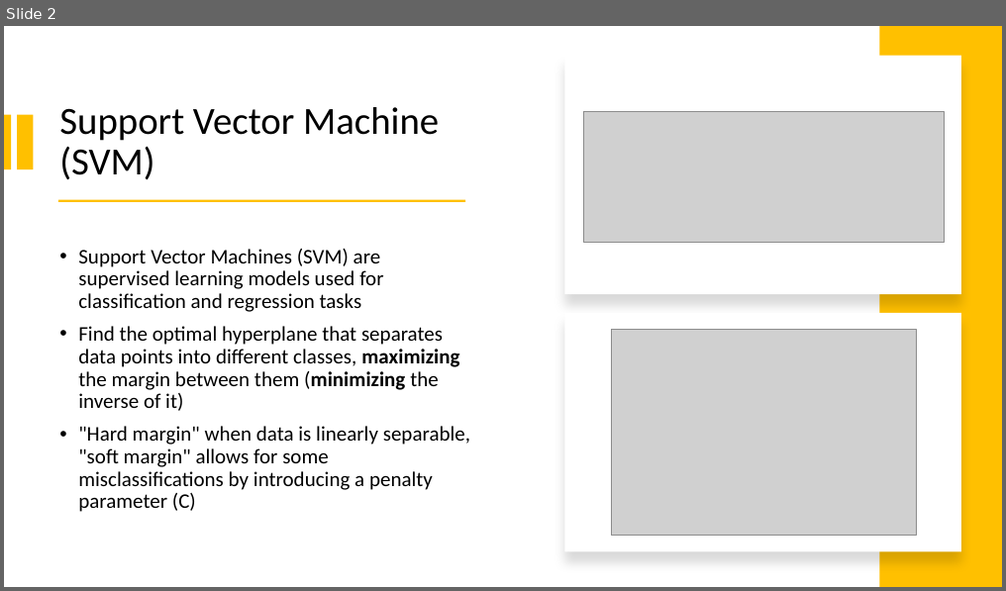
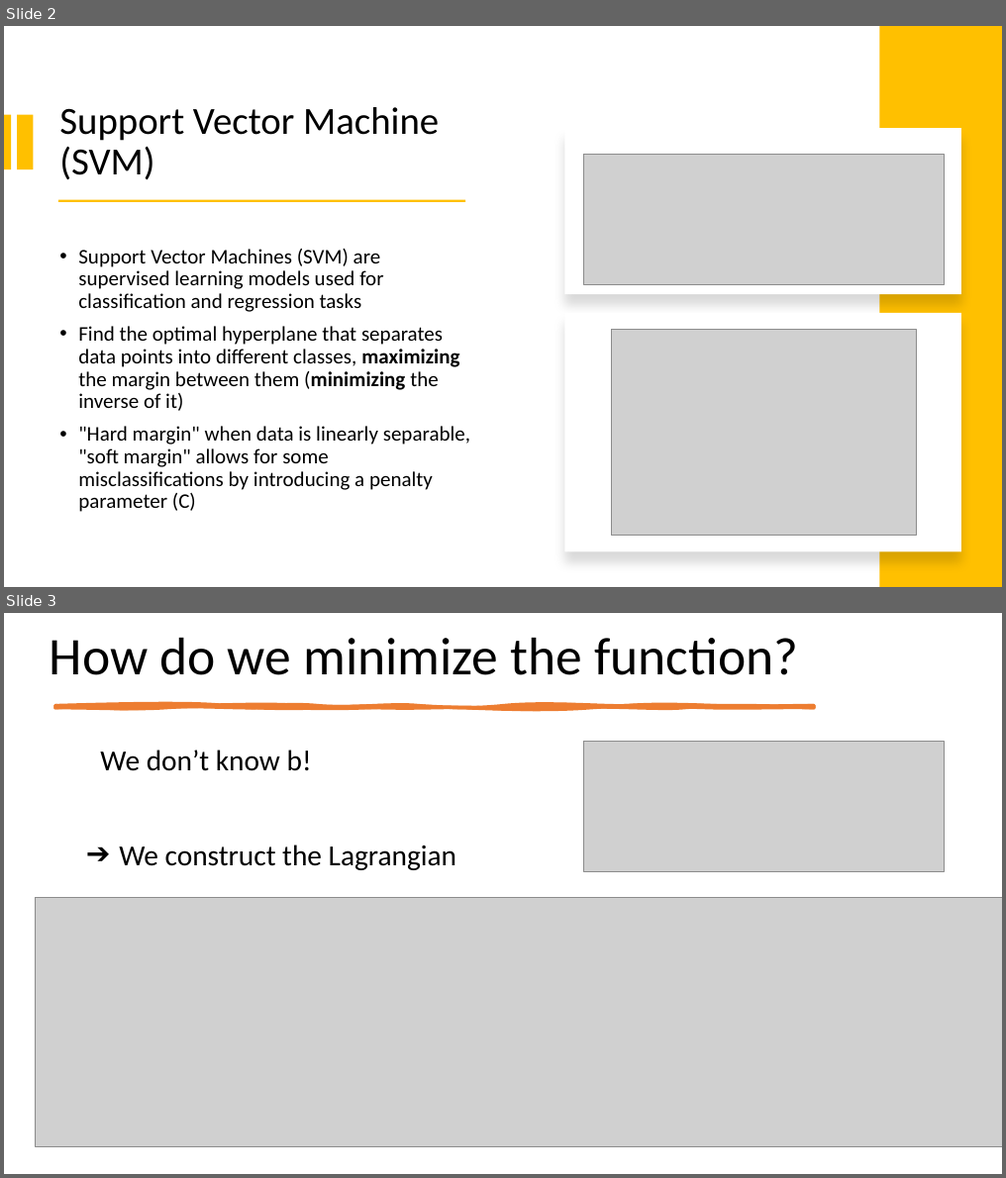
Before and after one commit to bidlekm/Optimization_2, a slide deck: presentation.pptx. Shown one above the other, each under a label of ours: slide 2 before the commit, slides 2 and 3 after it. The pictures are 1006x591 and 1006x1178 pixels, drawn with LibreOffice and Linux fonts; fonts in the diff are those of the drawing; grey boxes stand for pictures. Boxes give left, top, right and bottom in pixels: in the first picture for what was removed or moved away, otherwise in the second. Text is boxed around its words. In the diff, an @@ line names an element or a change of style, - is before the commit and + after.

```diff
--- a/presentation.pptx
+++ b/presentation.pptx
@@ slide 3 added at (4, 613, 1002, 1174), background #FFFFFF @@
@@ title added at (50, 637, 798, 675), 51 pt, text #000000 @@
+How do we minimize the function?
@@ freeform shape added at (55, 706, 814, 708), fill #ED7D31, outline #ED7D31 3.25 pt @@
@@ text added at (100, 750, 456, 870), 28 pt, text #000000 @@
+We don’t know b!
+➔ We construct the Lagrangian
@@ picture added at (584, 742, 944, 872) @@
@@ picture added at (35, 897, 1002, 1147) @@
@@ slide 2 changed as well @@
@@ rectangle: place and size @@
-rectangle at (564, 55, 961, 294)
+rectangle at (564, 128, 961, 294)
@@ picture: place and size @@
-picture at (584, 111, 944, 242)
+picture at (584, 155, 944, 285)
```
Also in this commit, not shown: 3 other slides changed, 2 other slides added, 1 slide removed.
